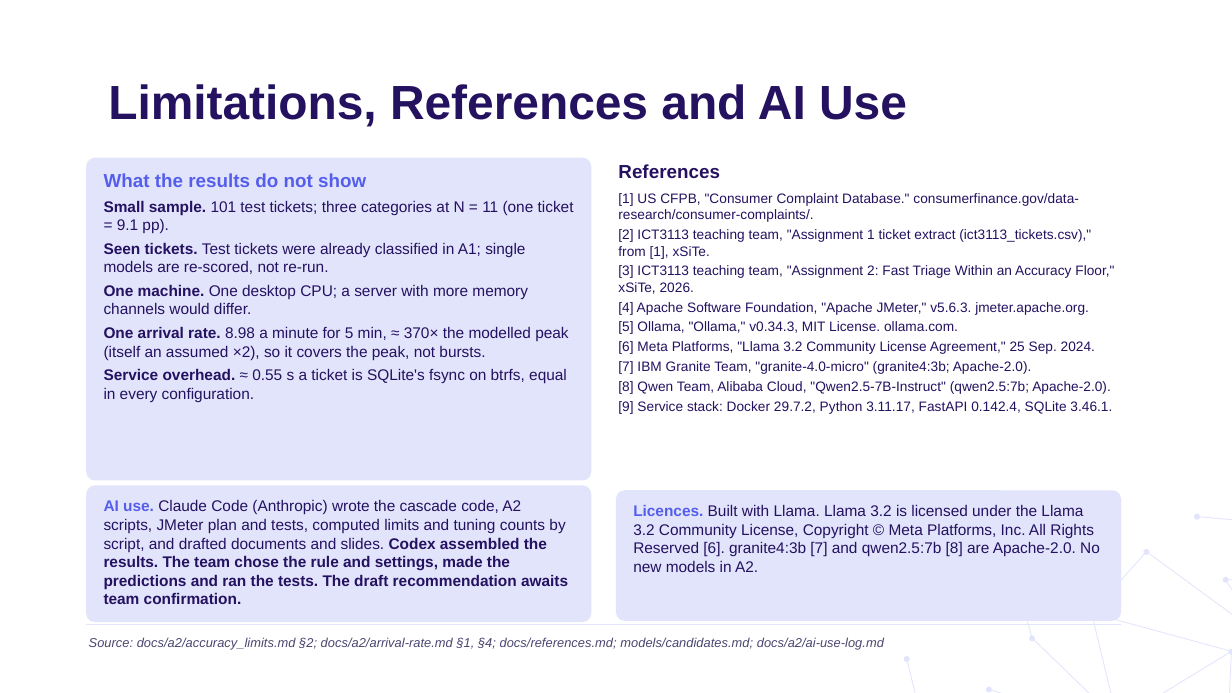
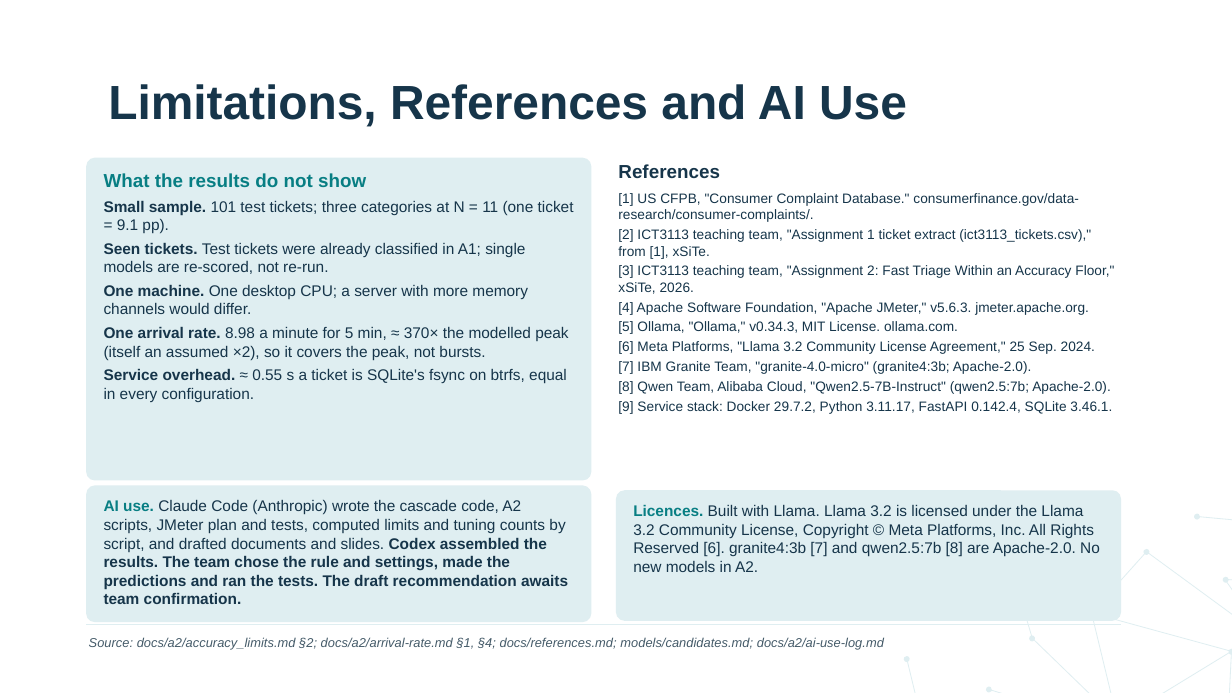
Before and after one commit to Fokku/ICT3113-PTO, a slide deck: slide 8 of slides/Group10_A2.pptx. Drawn at 1232x693 pixels with LibreOffice and Linux fonts; fonts in the diff are those of the drawing; background and template pictures are left out. Boxes give left, top, right and bottom in pixels: in the first picture for what was removed or moved away, otherwise in the second. Text is boxed around its words. In the diff, an @@ line names an element or a change of style, - is before the commit and + after.

```diff
--- a/slides/Group10_A2.pptx
+++ b/slides/Group10_A2.pptx
@@ rounded rectangle "What the results do not ..." at (x1=86, y1=158, x2=591, y2=480): text colour #545EEA to #087E83 in "What the results do not show"; text colour #241160 to #16354A; fill #E2E4FC to #DFEEF1 @@
@@ text colour #241160 to #16354A in 3 elements at (x1=108, y1=84, x2=907, y2=127), (x1=618, y1=164, x2=720, y2=178), (x1=618, y1=193, x2=1114, y2=414) @@
@@ rounded rectangle "AI use. Claude Code (Anthropic) ..." at (x1=86, y1=485, x2=591, y2=622): text colour #545EEA to #087E83 in "AI use."; text colour #241160 to #16354A; fill #E2E4FC to #DFEEF1 @@
@@ rounded rectangle "Licences. Built with Llama. Llama ..." at (x1=616, y1=490, x2=1121, y2=621): text colour #545EEA to #087E83 in "Licences."; text colour #241160 to #16354A; fill #E2E4FC to #DFEEF1 @@
@@ freeform shape at (x1=903, y1=549, x2=1232, y2=693): fill #E2E4FC to #DFEEF1 @@
@@ text "Source: docs/a2/accuracy_limits.md §2; docs/a2/arrival-rate. ..." at (x1=89, y1=637, x2=884, y2=650): text colour #4A4670 to #455B69 @@
```
Also in this commit, not shown: 7 other slides changed.
